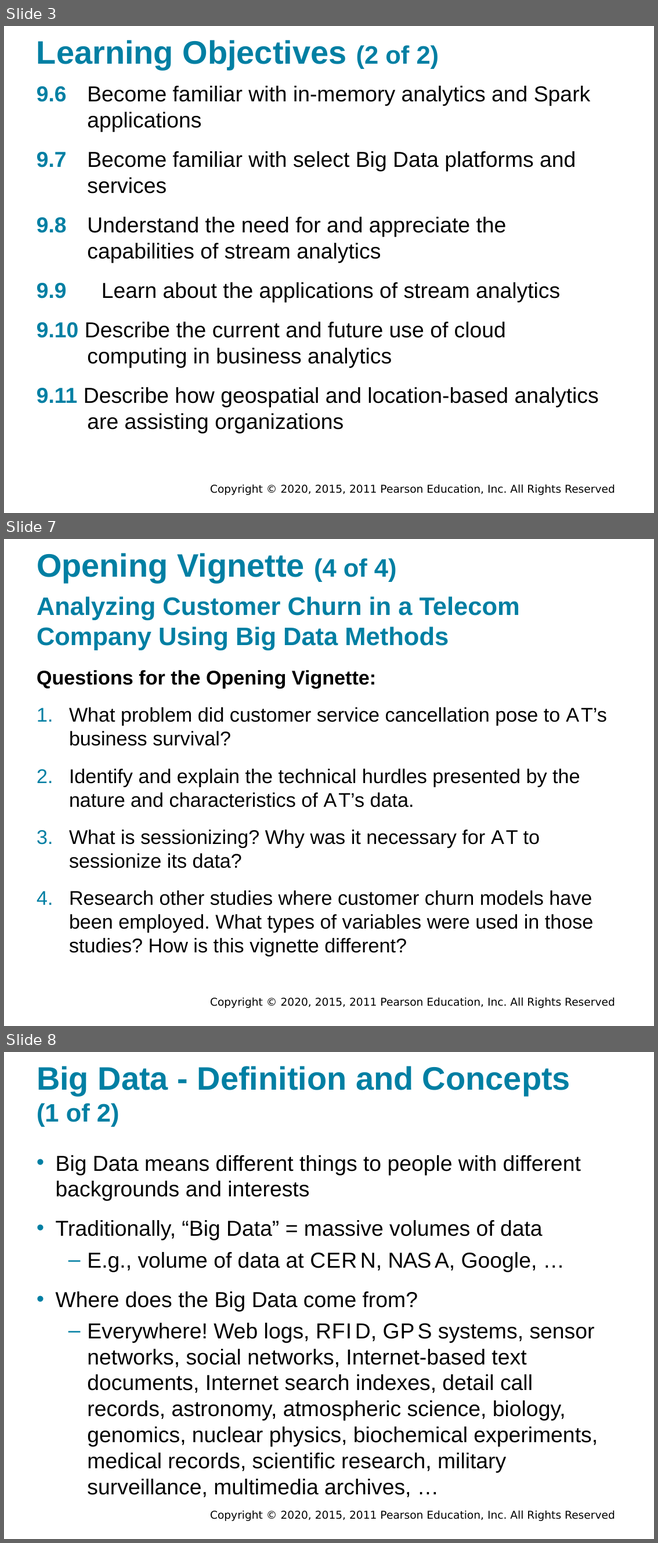
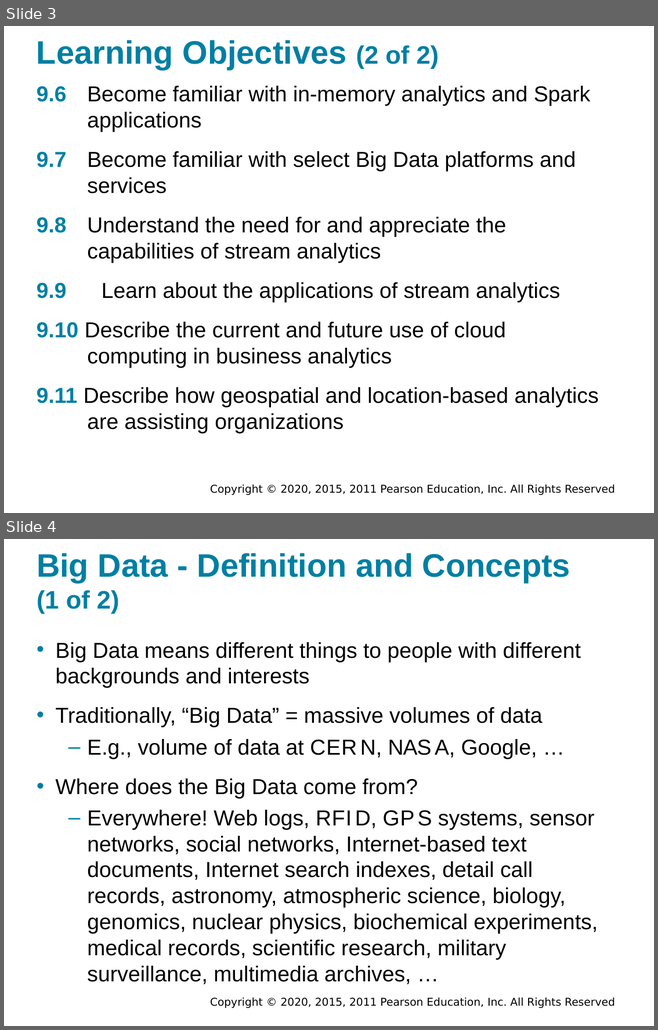
Before and after one commit to walkman617/DS2021, a slide deck: Slides/Sharda_11e_full_accessible_ppt_09.pptx. Shown one above the other, each under a label of ours: slides 3, 7 and 8 before the commit, slides 3 and 4 after it; the slides between them are not shown. The pictures are 658x1543 and 658x1030 pixels, drawn with LibreOffice and Linux fonts; fonts in the diff are those of the drawing; background and template pictures are left out. Boxes give left, top, right and bottom in pixels: in the first picture for what was removed or moved away, otherwise in the second. Text is boxed around its words. In the diff, an @@ line names an element or a change of style, - is before the commit and + after.

```diff
--- a/Slides/Sharda_11e_full_accessible_ppt_09.pptx
+++ b/Slides/Sharda_11e_full_accessible_ppt_09.pptx
@@ slide 7 removed at [4, 539, 654, 1026], background #FFFFFF; not listed: 1 template element that a slide beside it also shows @@
@@ title removed at [36, 553, 397, 583] @@
-Opening Vignette (4 of 4)
@@ text removed at [36, 596, 520, 650] @@
-Analyzing Customer Churn in a Telecom Company Using Big Data Methods
@@ text removed at [36, 670, 607, 957] @@
-Questions for the Opening Vignette:
-1. What problem did customer service cancellation pose to A T’s business survival?
-2. Identify and explain the technical hurdles presented by the nature and characteristics of A T’s data.
-3. What is sessionizing? Why was it necessary for A T to sessionize its data?
-4. Research other studies where customer churn models have been employed. What types of variables were used in those studies? How is this vignette different?
@@ what was slide 8 is now slide 4 @@
```
Also in this commit, not shown: 3 other slides removed.
